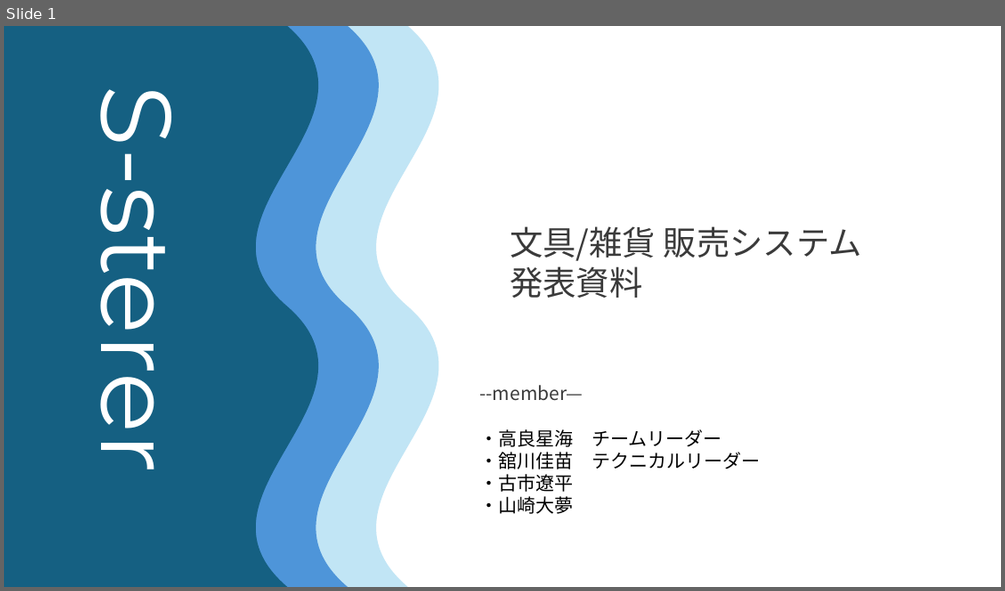
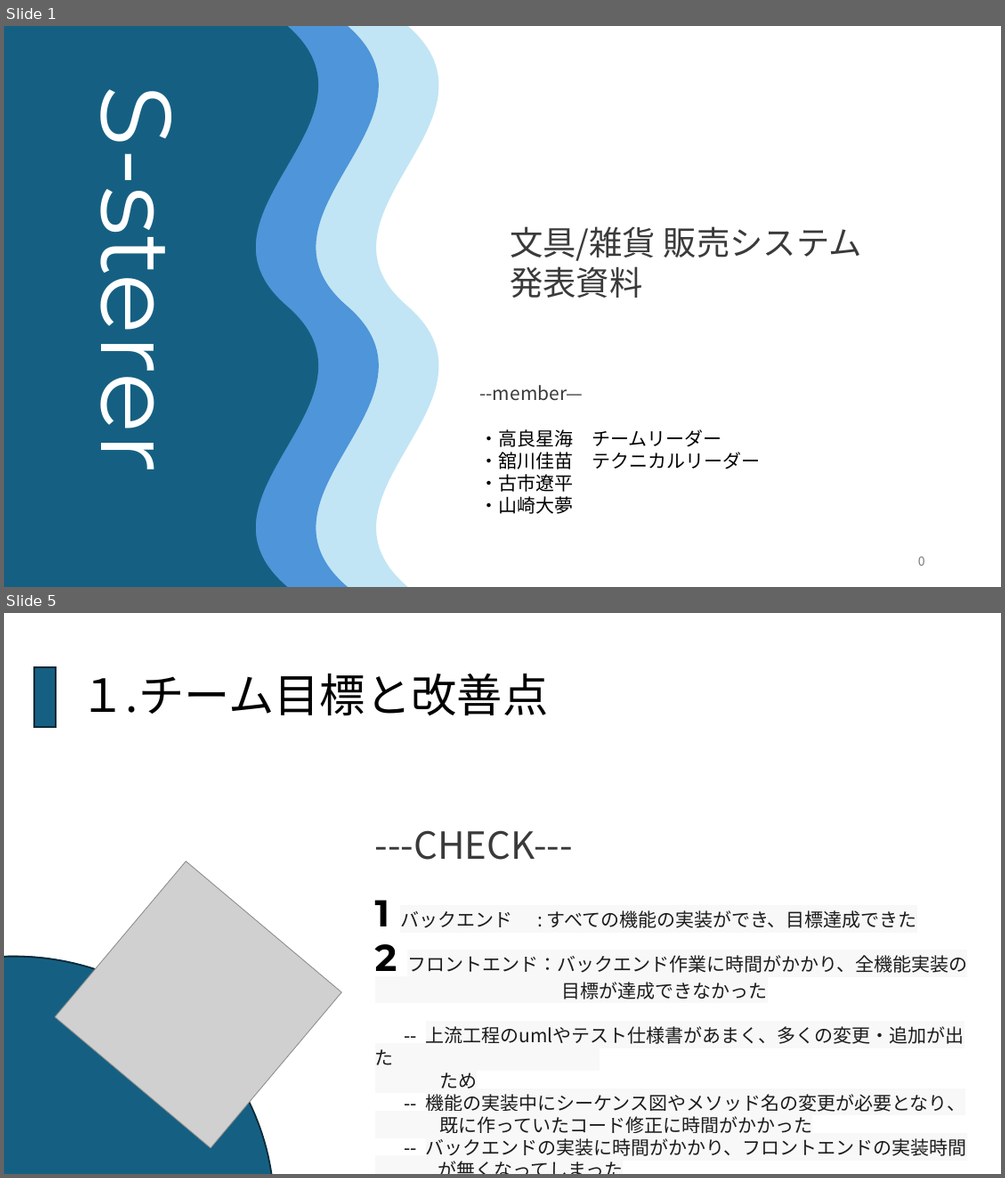
Before and after one commit to kanavii3333/ec-b, a slide deck: plan/最終課題_発表プレゼンテーション .pptx. Shown one above the other, each under a label of ours: slide 1 before the commit, slides 1 and 5 after it; the slides between them are not shown. The pictures are 1005x591 and 1005x1178 pixels, drawn with LibreOffice and Linux fonts; fonts in the diff are those of the drawing; grey boxes stand for pictures; background and template pictures are left out. Boxes give left, top, right and bottom in pixels: in the first picture for what was removed or moved away, otherwise in the second. Text is boxed around its words. In the diff, an @@ line names an element or a change of style, - is before the commit and + after.

```diff
--- a/plan/最終課題_発表プレゼンテーション .pptx
+++ b/plan/最終課題_発表プレゼンテーション .pptx
@@ slide 5 added at [4, 613, 1001, 1174], background #FFFFFF @@
@@ rectangle added at [34, 667, 56, 727], fill #156082, outline #092A39 1.5 pt @@
@@ title added at [80, 674, 548, 715], 44 pt, text #000000 @@
+１.チーム目標と改善点
@@ text added at [375, 830, 967, 1156], 18 pt, text #1D1C1D @@
+---CHECK---
+1 バックエンド : すべての機能の実装ができ、目標達成できた
+2 フロントエンド：バックエンド作業に時間がかかり、全機能実装の
+目標が達成できなかった
+-- 上流工程のumlやテスト仕様書があまく、多くの変更・追加が出た
+ため
+-- 機能の実装中にシーケンス図やメソッド名の変更が必要となり、
+既に作っていたコード修正に時間がかかった
+-- バックエンドの実装に時間がかかり、フロントエンドの実装時間
+が無くなってしまった
@@ ellipse added at [4, 876, 351, 1174], fill #156082, outline #092A39 1.5 pt @@
@@ ellipse added at [4, 876, 353, 1174], fill #156082, outline #092A39 1.5 pt @@
@@ picture added at [55, 861, 341, 1148] @@
@@ page number added at [918, 1140, 925, 1156], 12 pt, text #797979 @@
+4
@@ slide 1 changed as well @@
@@ page number added at [918, 556, 925, 565], 12 pt, text #797979 @@
+0
```
Also in this commit, not shown: 3 other slides changed, 14 other slides added, 4 slides removed.
